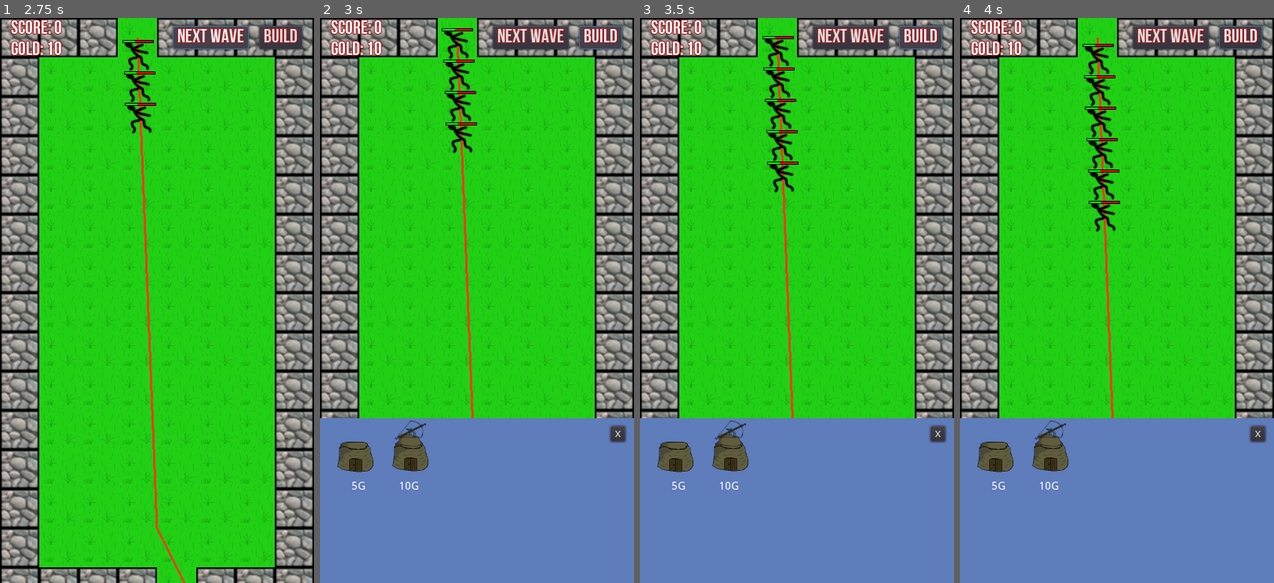
Above: before the commit, frames 1-4 (left to right).
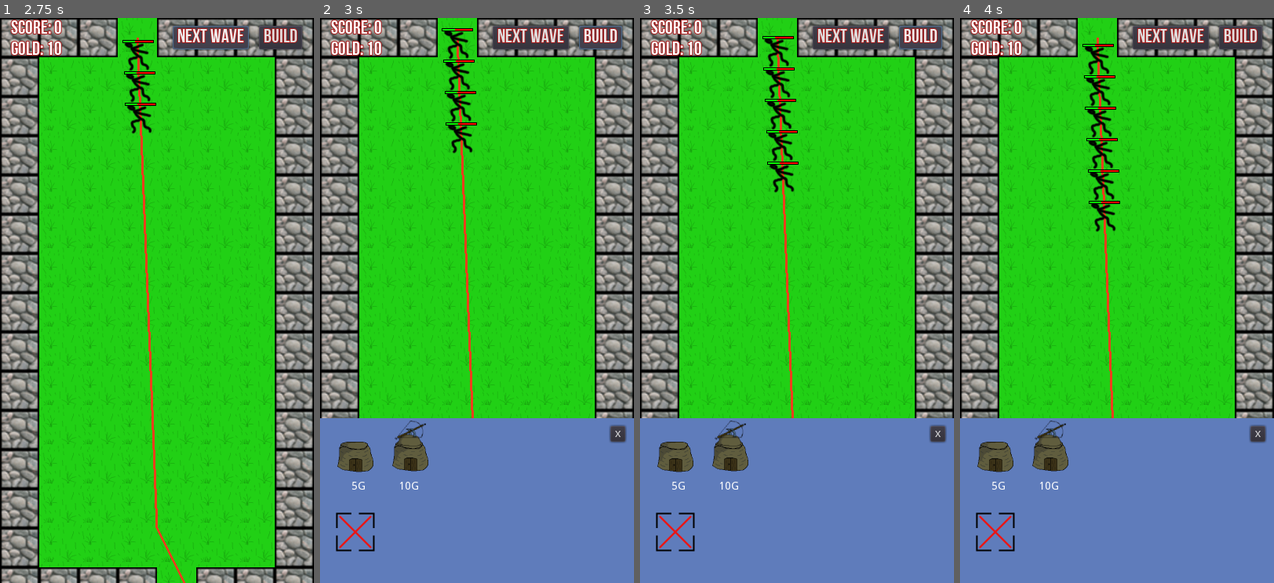
Above: after the commit, the same moments.

Repository: thewillwillhelp/godot-td
Game: Godot game, scene res://scenes/MainMenu.tscn
The game is run twice, just before and just after one commit, with the same random seed, the same clock (stepped at 60 frames per second) and the same inputs.
Inputs (mouse positions are in pixels of both pictures, inside the frame that each line leads up to):
- Up to frame 1 (2.75 s): click "New free game" at 0.5 s; click "Next wave" at 1.25 s; click "Next wave" at 2 s
- Up to frame 2 (3 s): click "Build" at 2.75 s
- Up to frame 3 (3.5 s): no input
- Up to frame 4 (4 s): click (994, 532) at 3.52 s

Frame 1 is identical in both runs. In frame 2, 0.3% of the frame differs, in the area x 5-18%, y 87-95%; in frame 3, 0.3%; in frame 4, 0.4%, in the area x 5-97%, y 1-95%.

Commit message:
feat: add button in building menu to destroy constructions

Diff:
--- a/scenes/BattleFieldScene.gd
+++ b/scenes/BattleFieldScene.gd
@@ -41,6 +41,13 @@
 
     var unwalkable_grass_tile = background_tile_map.get_tileset().find_tile_by_name("grass_non_walkable")
     background_tile_map.set_cellv(cell_position, unwalkable_grass_tile)
+
+    remove_hidden_structures(cell_position)
+
+func remove_construction(position):
+    var construction_tile = main_tile_map.get_tileset().find_tile_by_name("grass")
+    var cell_position = main_tile_map.world_to_map(position)
+    main_tile_map.set_cellv(cell_position, construction_tile)
 
     remove_hidden_structures(cell_position)
 
@@ -160,6 +167,8 @@
                     add_stone_wall(event.position - battleFieldRect.position)
                 elif target_building == "tower":
                     add_tower(event.position - battleFieldRect.position)
+                elif target_building == "DESTROY":
+                    remove_construction(event.position - battleFieldRect.position)
 
                 target_building = ""
 
@@ -168,3 +177,7 @@
 
     elif event is InputEventMouseMotion:
         pass
+
+
+func _on_BuildingMenu_destroy_construction_selected():
+    target_building = "DESTROY"
--- a/scenes/BattleFieldScene.tscn
+++ b/scenes/BattleFieldScene.tscn
@@ -103,6 +103,7 @@
 [connection signal="timeout" from="mob_create_timer" to="." method="_on_mob_create_timer_timeout"]
 [connection signal="area_entered" from="ExitArea" to="." method="_on_ExitArea_area_entered"]
 [connection signal="close_menu" from="BuildingMenu" to="." method="_on_BuildingMenu_close_menu"]
+[connection signal="destroy_construction_selected" from="BuildingMenu" to="." method="_on_BuildingMenu_destroy_construction_selected"]
 [connection signal="tower_selected" from="BuildingMenu" to="." method="_on_BuildingMenu_tower_selected"]
 [connection signal="wall_selected" from="BuildingMenu" to="." method="_on_BuildingMenu_wall_selected"]
 [connection signal="pressed" from="BuildingMenuButton" to="." method="_on_BuildingMenuButton_pressed"]
--- a/scenes/BuildingMenu.gd
+++ b/scenes/BuildingMenu.gd
@@ -3,12 +3,14 @@
 signal wall_selected
 signal tower_selected
 signal close_menu
+signal destroy_construction_selected
 
 # Called when the node enters the scene tree for the first time.
 func _ready():
     $StoneWallButton.connect("pressed", self, "emit_wall_selected")
     $TowerButton.connect("pressed", self, "emit_tower_selected")
     $CloseButton.connect("pressed", self, "emit_close_menu")
+    $DestroyButton.connect("pressed", self, "emit_destroy_construction_selected")
     pass # Replace with function body.
 
 func emit_wall_selected():
@@ -19,3 +21,6 @@
 
 func emit_close_menu():
     emit_signal("close_menu")
+
+func emit_destroy_construction_selected():
+    emit_signal("destroy_construction_selected")
--- a/scenes/BuildingMenu.tscn
+++ b/scenes/BuildingMenu.tscn
@@ -1,6 +1,7 @@
-[gd_scene load_steps=3 format=2]
+[gd_scene load_steps=4 format=2]
 
 [ext_resource path="res://scenes/tileset_from_scene.tres" type="TileSet" id=1]
+[ext_resource path="res://assets/images/destroy-construction.png" type="Texture" id=2]
 [ext_resource path="res://scenes/BuildingMenu.gd" type="Script" id=3]
 
 [node name="BuildingMenu" type="Node2D"]
@@ -73,3 +74,14 @@
 __meta__ = {
 "_edit_use_anchors_": false
 }
+
+[node name="DestroyButton" type="TextureButton" parent="."]
+margin_left = 20.0
+margin_top = 120.0
+margin_right = 60.0
+margin_bottom = 160.0
+rect_scale = Vector2( 0.5, 0.5 )
+texture_normal = ExtResource( 2 )
+__meta__ = {
+"_edit_use_anchors_": false
+}
Binary file added: assets/images/destroy-construction.png
Not shown, added: assets/images/destroy-construction.png.import
